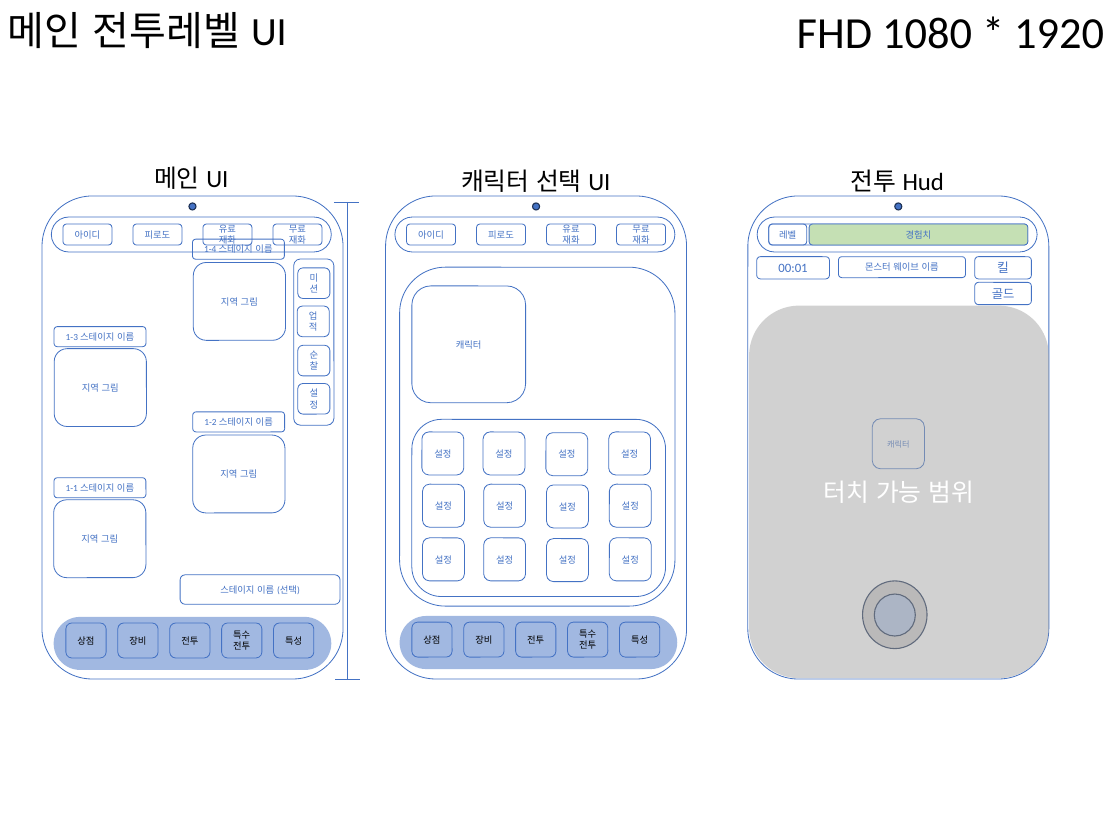
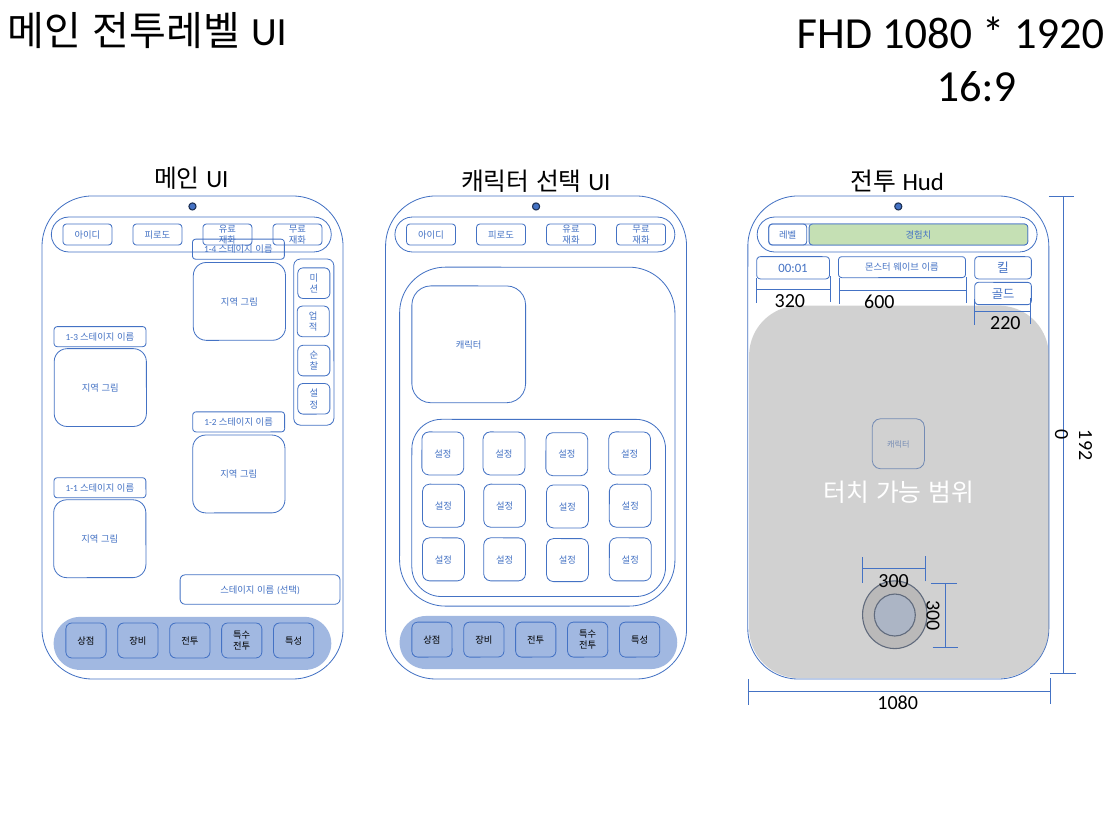
Before and after one commit to sms3072/wepatens, a slide deck: slide 3 of contents/동물서바이벌/동물서바이벌 ui 레이아웃.pptx (slide 1 before the commit). Drawn at 1120x840 pixels with LibreOffice and Linux fonts; fonts in the diff are those of the drawing. Boxes give left, top, right and bottom in pixels: in the first picture for what was removed or moved away, otherwise in the second. Text is boxed around its words. In the diff, an @@ line names an element or a change of style, - is before the commit and + after.

```diff
--- a/contents/동물서바이벌/동물서바이벌 ui 레이아웃.pptx
+++ b/contents/동물서바이벌/동물서바이벌 ui 레이아웃.pptx
@@ text at (937,71,1016,102): paragraph added @@
+16:9
@@ group added at (757,276,830,311): 3 lines, 1 text @@
+320
@@ group added at (839,277,966,308): 3 lines, 1 text @@
+600
@@ group added at (974,298,1030,329): 3 lines, 1 text @@
+220
@@ text added at (1063,422,1103,472), 18 pt, text #000000 @@
+1920
@@ group added at (862,556,926,587): 3 lines, 1 text @@
+300
@@ group added at (921,584,958,647): 3 lines, 1 text @@
+300
@@ 3 lines: place and size @@
-3 lines at (334,202,361,680)
+3 lines at (1049,196,1075,674)
@@ group added at (748,678,1050,709): 3 lines, 1 text @@
+1080
```
Also in this commit, not shown: 4 other slides changed, 3 slides added, 6 other files.
